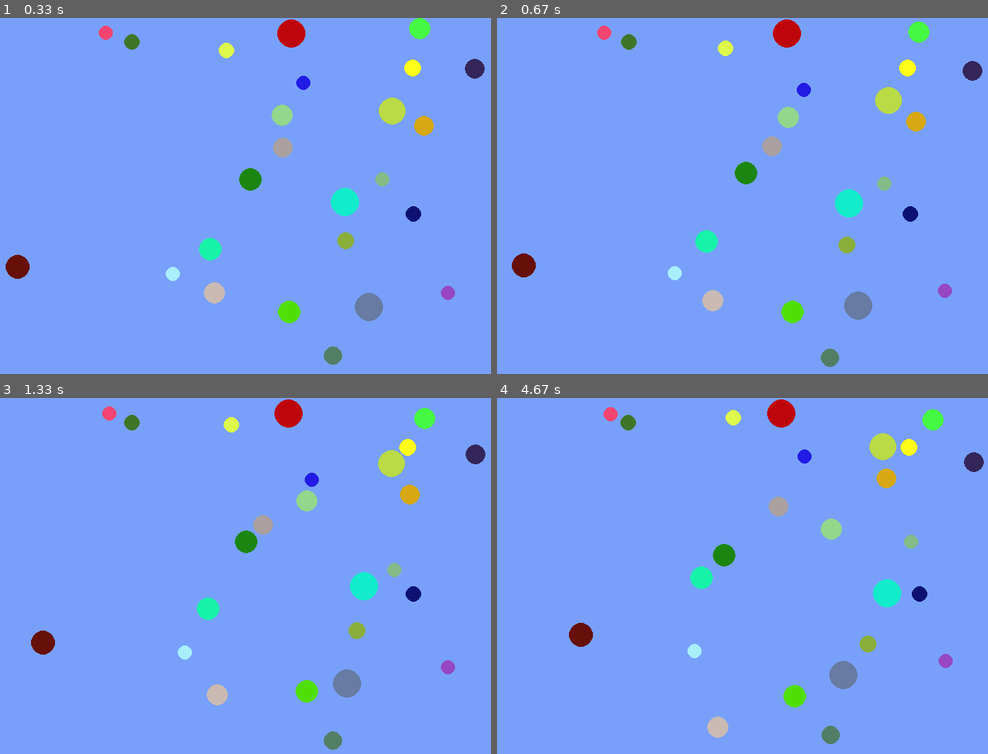
Above: before the commit, frames 1-4 (two rows, left to right).
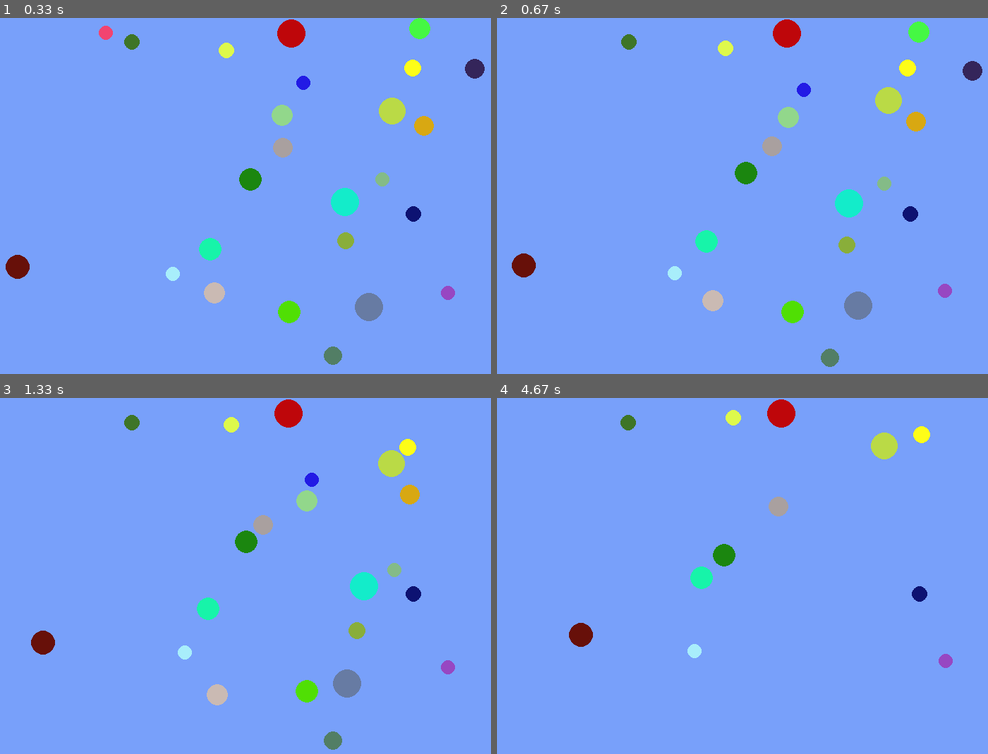
Above: after the commit, the same moments.

Repository: maciejbac/pyGame
Game: pygame game, started from main.py
The game is run twice, just before and just after one commit, with the same random seed, the same clock (stepped at 60 frames per second) and the same inputs.
Inputs (mouse positions are in pixels of both pictures, inside the frame that each line leads up to):
- Up to frame 1 (0.33 s): no input
- Up to frame 2 (0.67 s): press the mouse at (781, 256) at 0.37 s; move the mouse to (713, 245) at 0.47 s; release the mouse at (644, 231) at 0.6 s
- Up to frame 3 (1.33 s): click (108, 547) at 0.72 s; click (132, 451) at 1.05 s
- Up to frame 4 (4.67 s): click (786, 654) at 1.38 s; click (894, 576) at 1.72 s; click (565, 515) at 2.05 s; click (600, 554) at 2.38 s; click (806, 593) at 2.72 s; click (983, 707) at 3.05 s; click (654, 529) at 3.38 s; click (722, 593) at 3.72 s; click (668, 508) at 4.05 s; click (outside the picture) at 4.38 s

Frame 1 is identical in both runs. In frame 2, less than 0.1% of the frame differs, in the area x 20-24%, y 2-7%; in frame 3, 0.5%; in frame 4, 2.7%, in the area x 21-100%, y 2-98%.

Commit message:
Added lower and right boundary margin

Diff:
--- a/main.py
+++ b/main.py
@@ -153,8 +153,10 @@
         if event.type == pygame.MOUSEBUTTONDOWN:
             (mouseX, mouseY) = pygame.mouse.get_pos()
             selected_particle = find_particle(my_particles, mouseX, mouseY)
+
         elif event.type == pygame.MOUSEBUTTONUP:
             selected_particle = None
+            my_particles.pop()
 
     # Reset the scene
     screen.fill(background_color)
